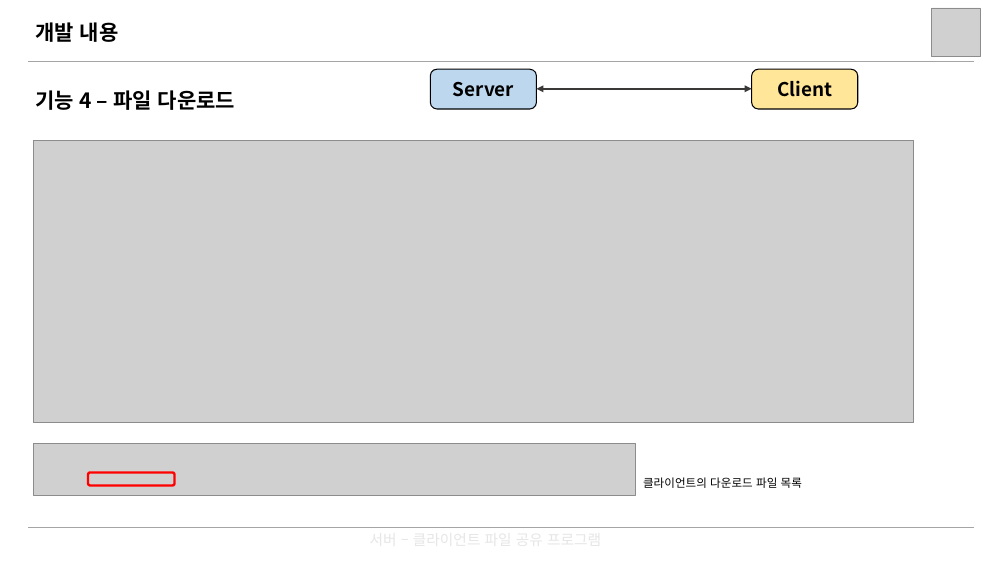
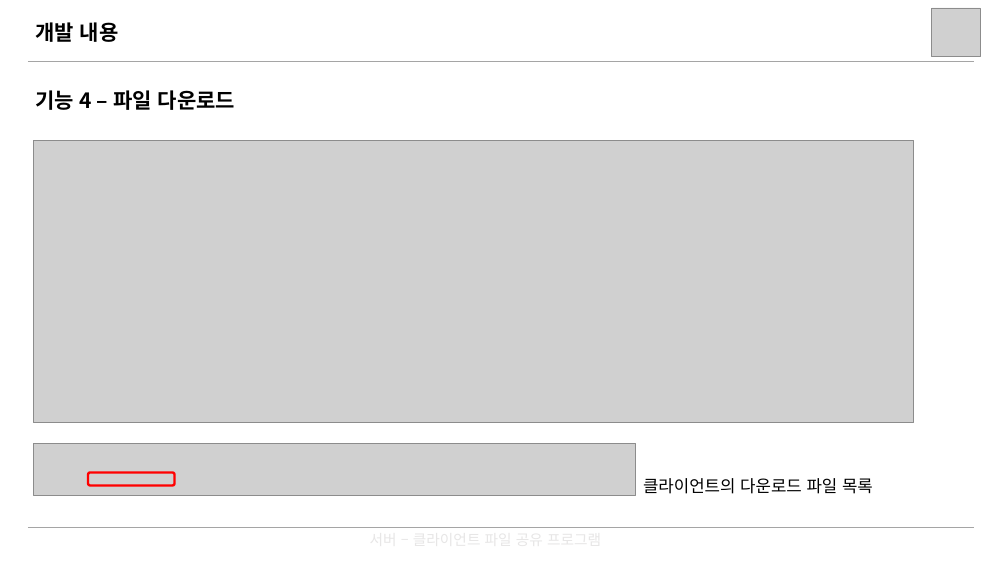
Before and after one commit to yeongjukwak/file-sharing-program, a slide deck: slide 11 of ppt/시스템프로그래밍_프로젝트_발표자료_곽영주_양현규_박종건.pptx. Drawn at 1008x567 pixels with LibreOffice and Linux fonts; fonts in the diff are those of the drawing; grey boxes stand for pictures. Boxes give left, top, right and bottom in pixels: in the first picture for what was removed or moved away, otherwise in the second. Text is boxed around its words. In the diff, an @@ line names an element or a change of style, - is before the commit and + after.

Commit message:
Update ppt

```diff
--- a/ppt/시스템프로그래밍_프로젝트_발표자료_곽영주_양현규_박종건.pptx
+++ b/ppt/시스템프로그래밍_프로젝트_발표자료_곽영주_양현규_박종건.pptx
@@ rounded rectangle removed at (x1=430, y1=70, x2=536, y2=110) @@
-Server
@@ double arrow removed from (537, 88) to (752, 88) @@
@@ rounded rectangle removed at (x1=752, y1=70, x2=858, y2=110) @@
-Client
@@ text "클라이언트의 다운로드 파일 목록" at (x1=643, y1=478, x2=873, y2=494): size 11 to 16 pt @@
```
Also in this commit, not shown: 11 other slides changed.
